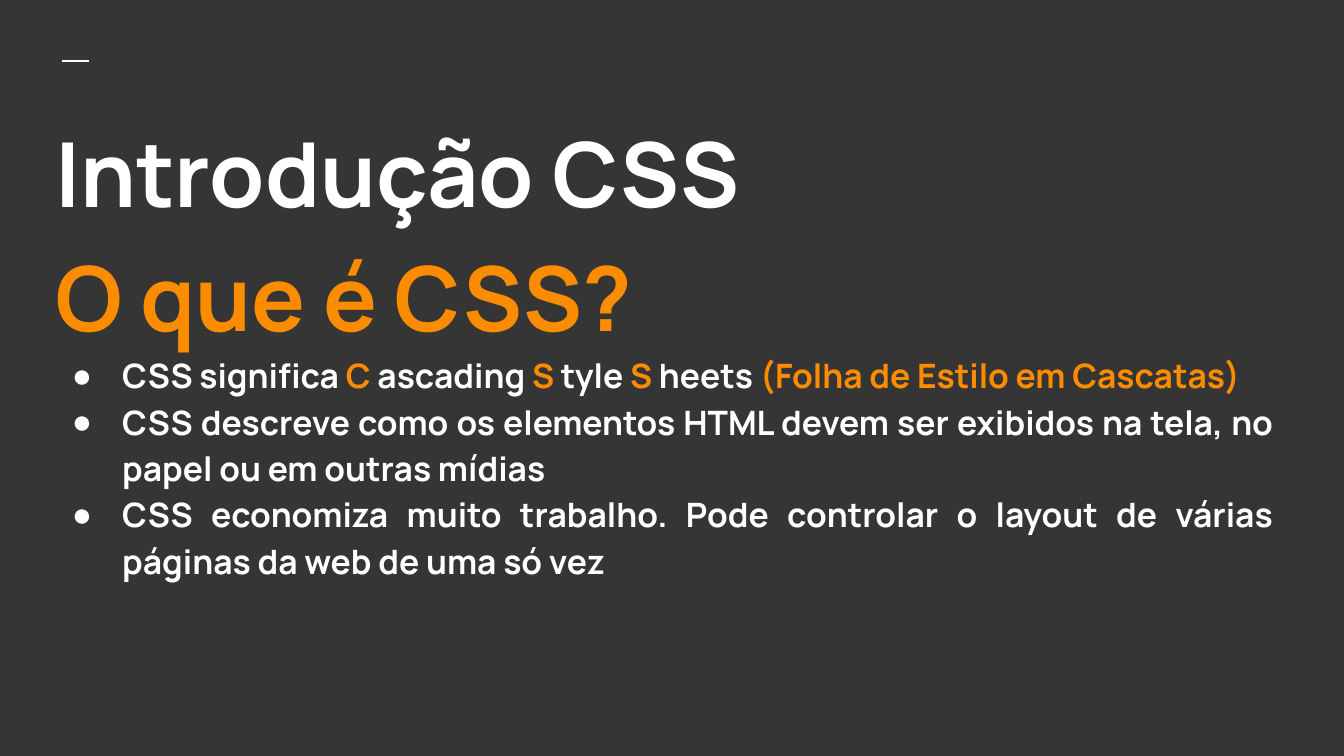
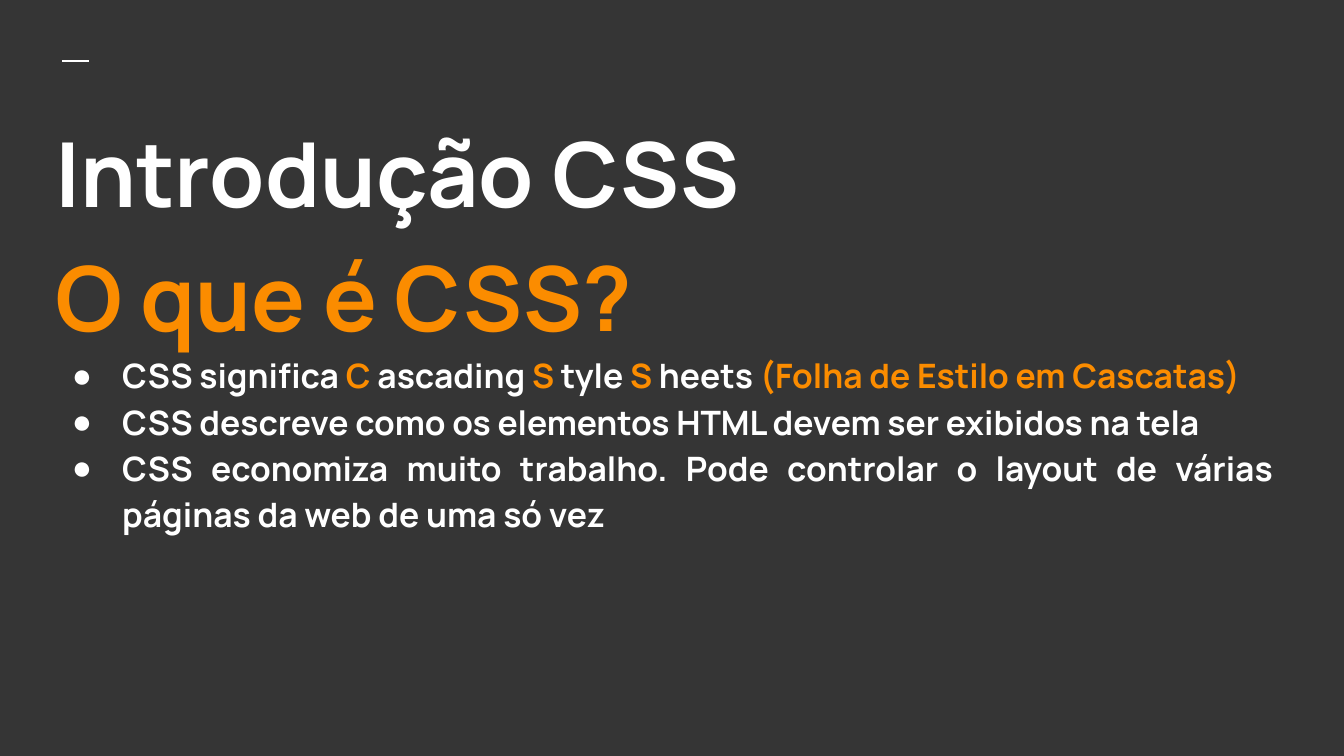
Before and after one commit to danielson150/PRO_WEB, a slide deck: slide 3 of Apresentação CSS.pptx. Drawn at 1344x756 pixels with LibreOffice and Linux fonts; fonts in the diff are those of the drawing. Boxes give left, top, right and bottom in pixels: in the first picture for what was removed or moved away, otherwise in the second. Text is boxed around its words. In the diff, an @@ line names an element or a change of style, - is before the commit and + after.

```diff
--- a/Apresentação CSS.pptx
+++ b/Apresentação CSS.pptx
@@ title at bbox=[122, 410, 1200, 436]: text changed @@
-● CSS descreve como os elementos HTML devem ser exibidos na tela, no papel ou em outras mídias
+● CSS descreve como os elementos HTML devem ser exibidos na tela
```
